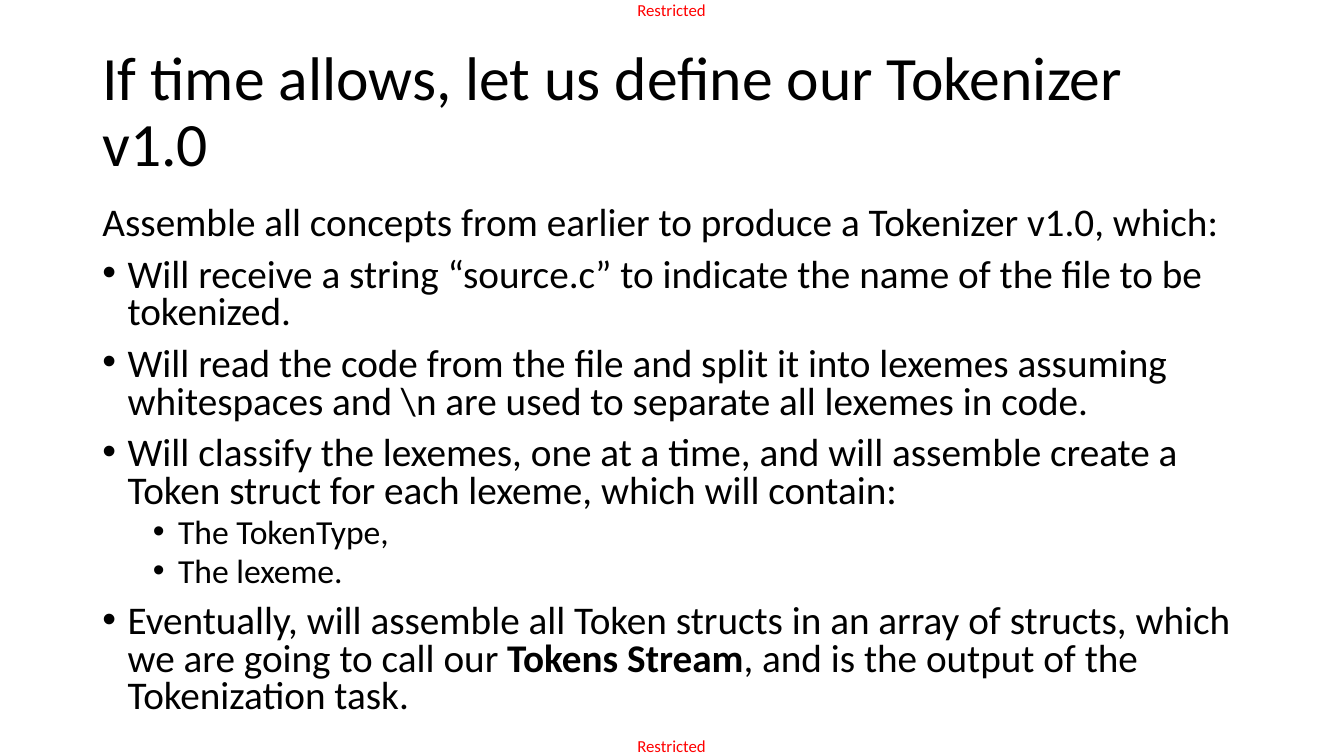
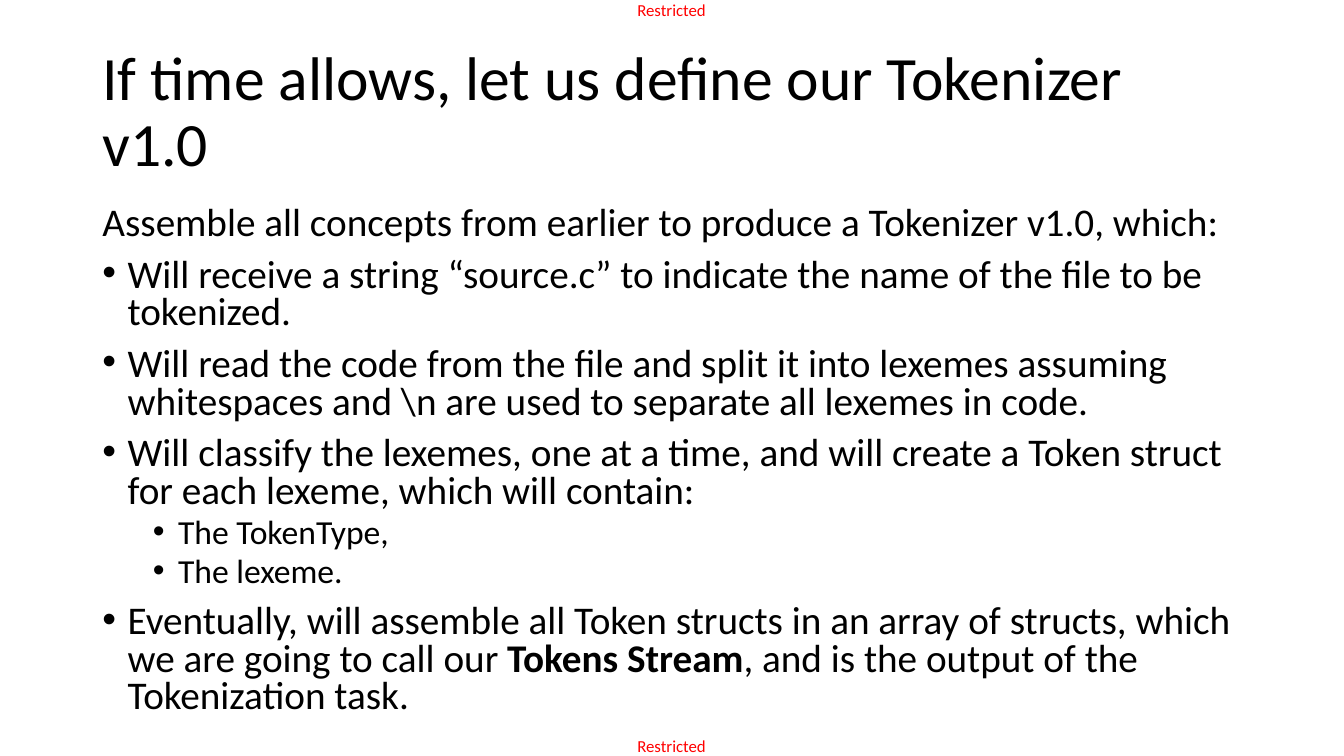
Before and after one commit to matthieudemari/SUTD_PLC_50_051, a slide deck: slide 77 of W9/W9S3/W9S3.pptx. Drawn at 1344x756 pixels with LibreOffice and Linux fonts; fonts in the diff are those of the drawing. Boxes give left, top, right and bottom in pixels: in the first picture for what was removed or moved away, otherwise in the second. Text is boxed around its words. In the diff, an @@ line names an element or a change of style, - is before the commit and + after.

```diff
--- a/W9/W9S3/W9S3.pptx
+++ b/W9/W9S3/W9S3.pptx
@@ text at bbox=[128, 438, 1222, 509]: text changed @@
-• Will classify the lexemes, one at a time, and will assemble create a Token struct for each lexeme, which will contain:
+• Will classify the lexemes, one at a time, and will create a Token struct for each lexeme, which will contain:
```
Also in this commit, not shown: 2 other files.
